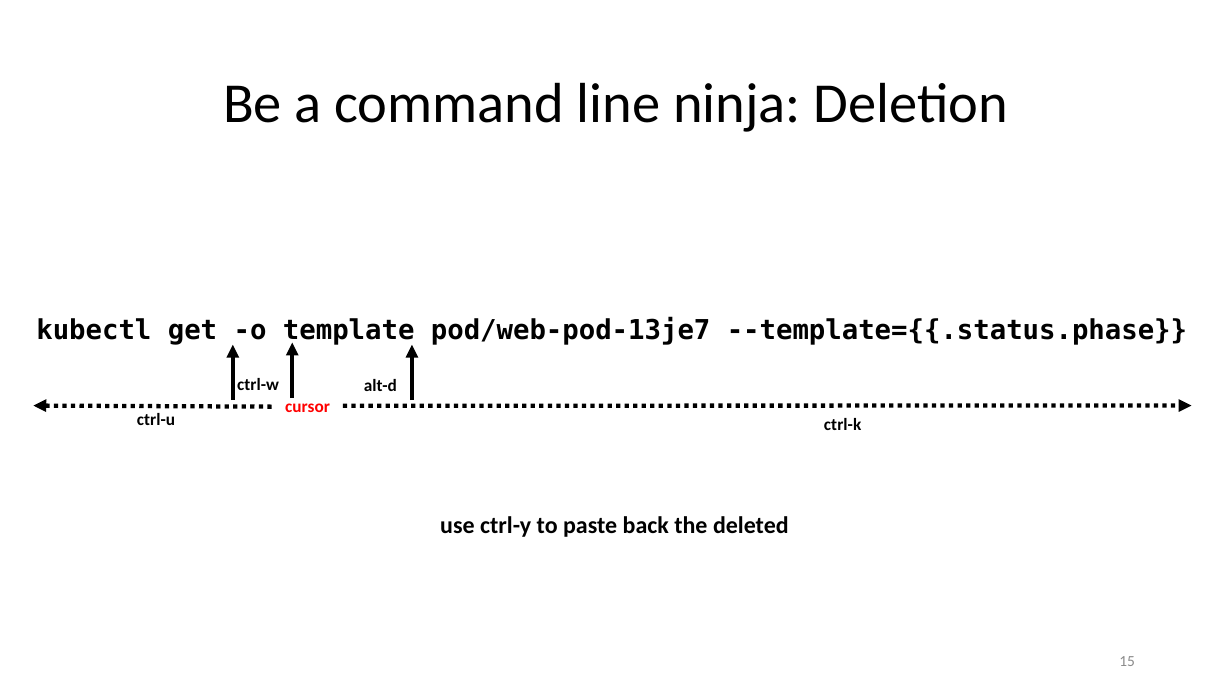
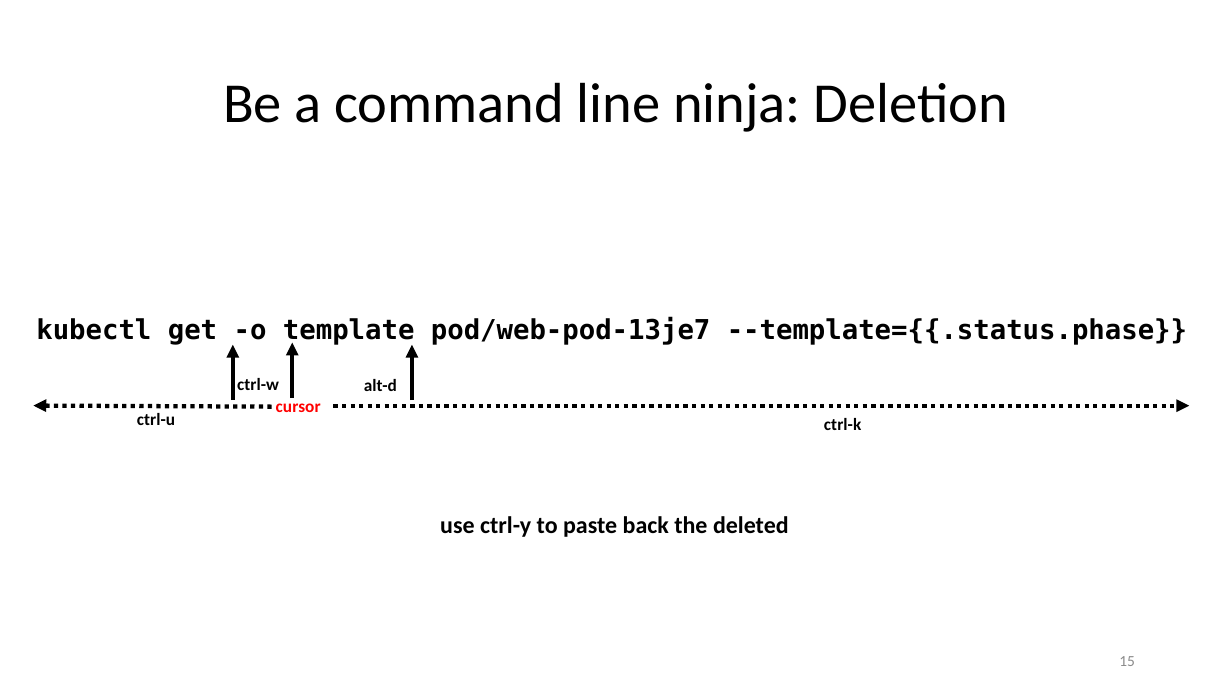
Before and after one commit to ketancmaheshwari/lisa19, a slide deck: slide 15 of lpt_LISA.pptx. Drawn at 1232x693 pixels with LibreOffice and Linux fonts; fonts in the diff are those of the drawing. Boxes give left, top, right and bottom in pixels: in the first picture for what was removed or moved away, otherwise in the second. Text is boxed around its words. In the diff, an @@ line names an element or a change of style, - is before the commit and + after.

```diff
--- a/lpt_LISA.pptx
+++ b/lpt_LISA.pptx
@@ text "cursor": place and size @@
-text "cursor" at [285,403,330,412]
+text "cursor" at [276,403,321,412]
@@ arrow moved from (342, 405) - (1191, 405) to (334, 405) - (1189, 405) @@
```
Also in this commit, not shown: 8 other slides changed.
